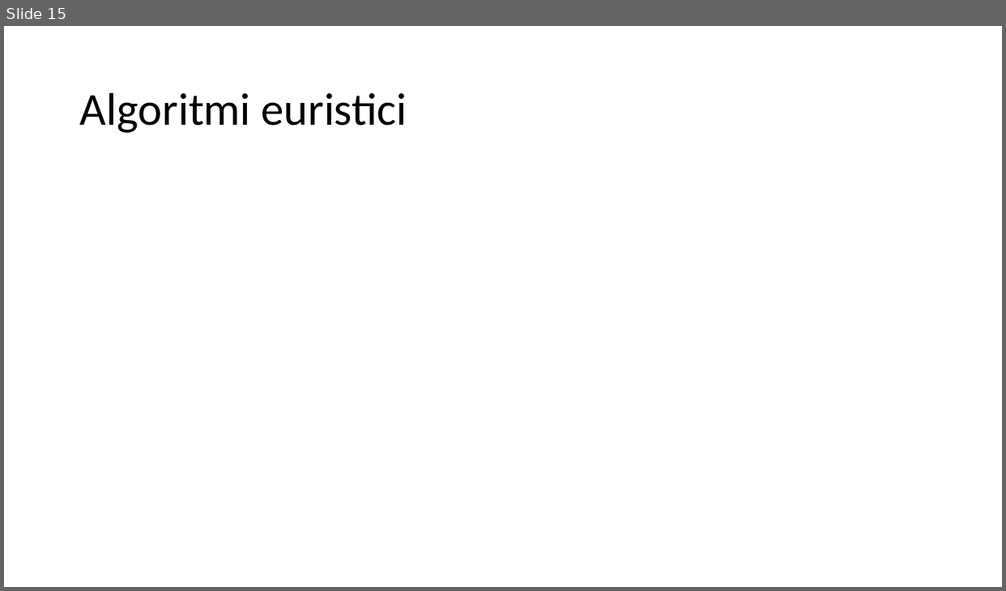
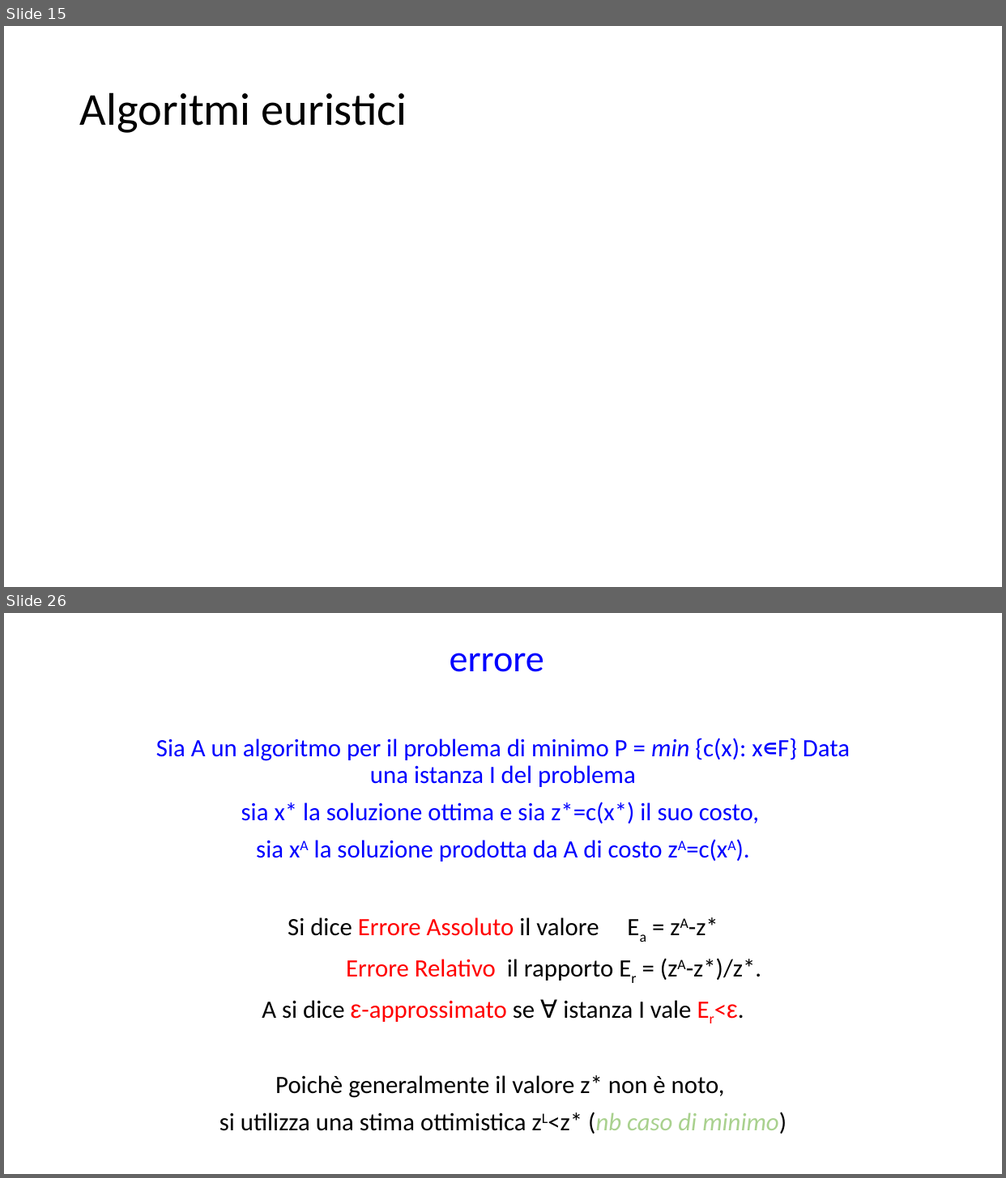
Before and after one commit to michele-vaccari/TSP-con-pick-up-and-delivery, a slide deck: doc/Draft.pptx. Shown one above the other, each under a label of ours: slide 15 before the commit, slides 15 and 26 after it; the slides between them are not shown. The pictures are 1006x591 and 1006x1178 pixels, drawn with LibreOffice and Linux fonts; fonts in the diff are those of the drawing. Boxes give left, top, right and bottom in pixels: in the first picture for what was removed or moved away, otherwise in the second. Text is boxed around its words. In the diff, an @@ line names an element or a change of style, - is before the commit and + after.

```diff
--- a/doc/Draft.pptx
+++ b/doc/Draft.pptx
@@ slide 26 added at (4, 613, 1002, 1174), background #FFFFFF @@
@@ title added at (450, 653, 544, 672), 36 pt, text #0000FF @@
+errore
@@ subtitle added at (156, 738, 850, 1134), 24 pt, text #0000FF @@
+Sia A un algoritmo per il problema di minimo P = min {c(x): x∊F} Data una istanza I del problema
+sia x* la soluzione ottima e sia z*=c(x*) il suo costo,
+sia xA la soluzione prodotta da A di costo zA=c(xA).
+Si dice Errore Assoluto il valore Ea = zA-z*
+Errore Relativo il rapporto Er = (zA-z*)/z*.
+A si dice ε-approssimato se ∀ istanza I vale Er<ε.
+Poichè generalmente il valore z* non è noto,
+si utilizza una stima ottimistica zL<z* (nb caso di minimo)
```
Also in this commit, not shown: 6 slides changed, 10 other slides added, 4 other files.
